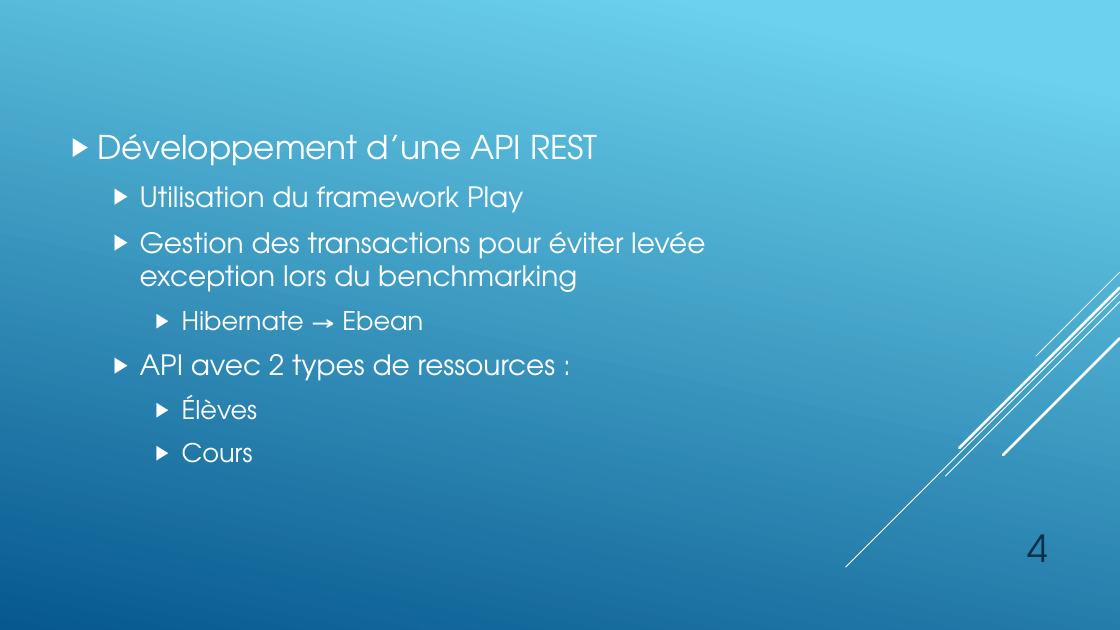
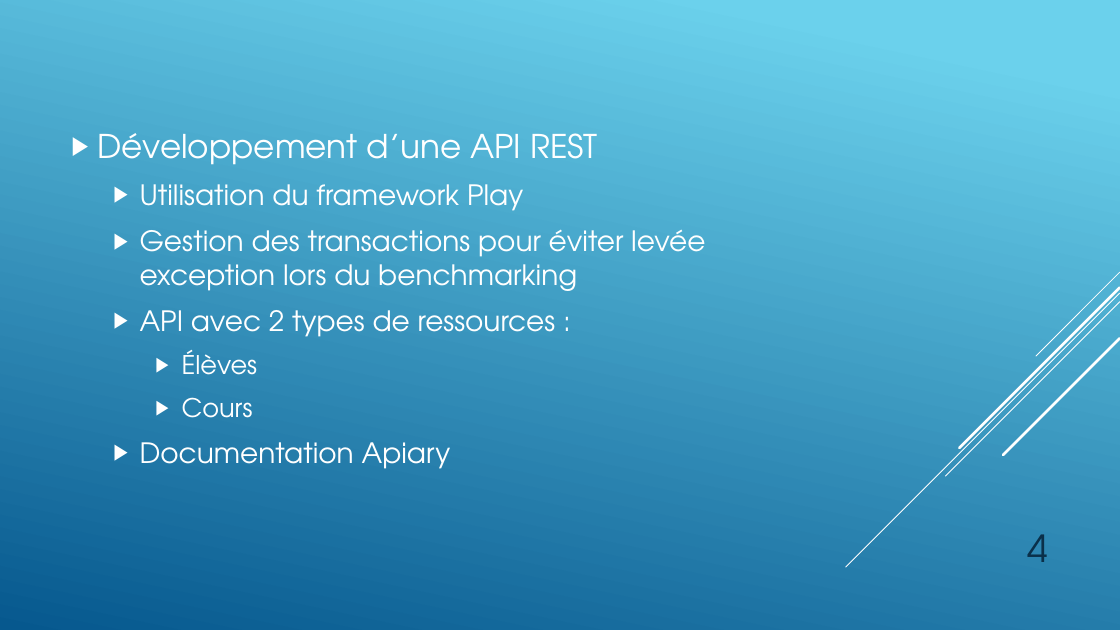
Before and after one commit to OscarSotoHES/tsmosf-labo2, a slide deck: slide 4 of Presentation/Caching-Team1.pptx. Drawn at 1120x630 pixels with LibreOffice and Linux fonts; fonts in the diff are those of the drawing. Boxes give left, top, right and bottom in pixels: in the first picture for what was removed or moved away, otherwise in the second. Text is boxed around its words. In the diff, an @@ line names an element or a change of style, - is before the commit and + after.

```diff
--- a/Presentation/Caching-Team1.pptx
+++ b/Presentation/Caching-Team1.pptx
@@ text at <box>182,311,423,331</box>: paragraph removed @@
-    ▶ Hibernate → Ebean
@@ text at <box>140,442,451,469</box>: paragraph added @@
+  ▶ Documentation Apiary
```
Also in this commit, not shown: 5 other slides changed, 2 slides added.
